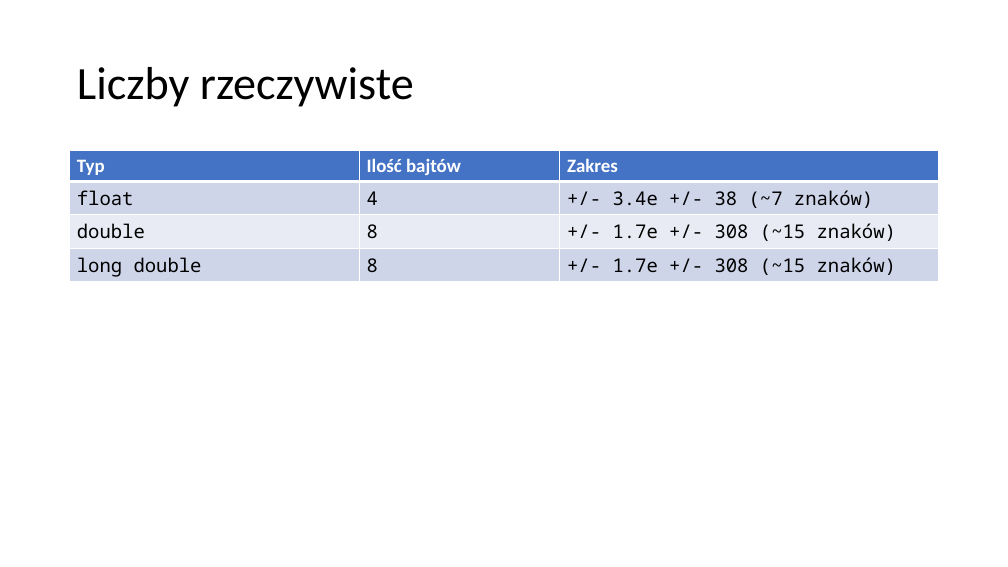
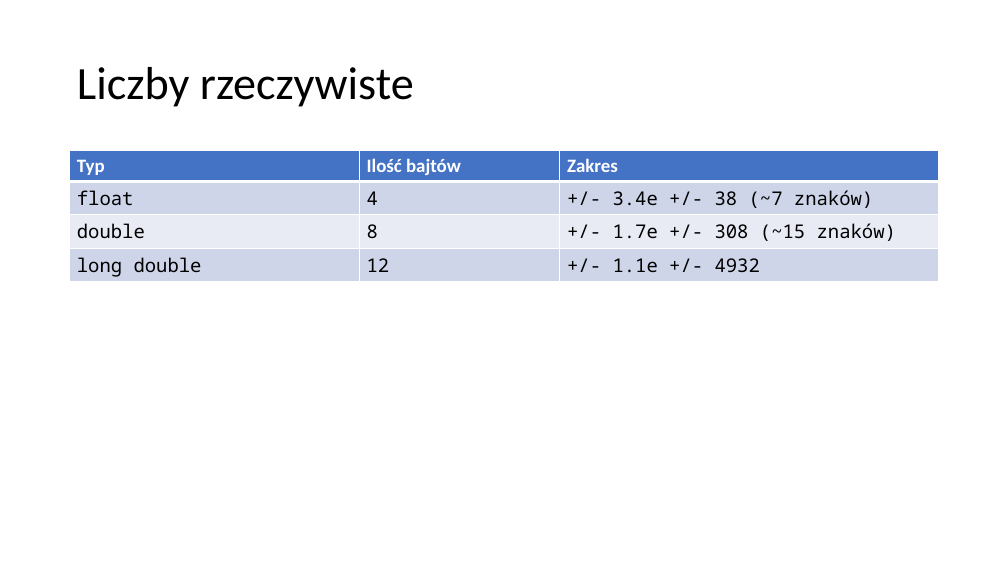
Before and after one commit to blackbat13/cs-lut, a slide deck: slide 6 of Programowanie/C++/Zmienne.pptx. Drawn at 1008x567 pixels with LibreOffice and Linux fonts; fonts in the diff are those of the drawing. Boxes give left, top, right and bottom in pixels: in the first picture for what was removed or moved away, otherwise in the second. Text is boxed around its words. In the diff, an @@ line names an element or a change of style, - is before the commit and + after.

Commit message:
Poprawiono błąd w prezentacji

```diff
--- a/Programowanie/C++/Zmienne.pptx
+++ b/Programowanie/C++/Zmienne.pptx
@@ table at [70, 151, 938, 281] @@
-row 4, column 2: 8
+row 4, column 2: 12
-row 4, column 3: +/- 1.7e +/- 308 (~15 znaków)
+row 4, column 3: +/- 1.1e +/- 4932
```
